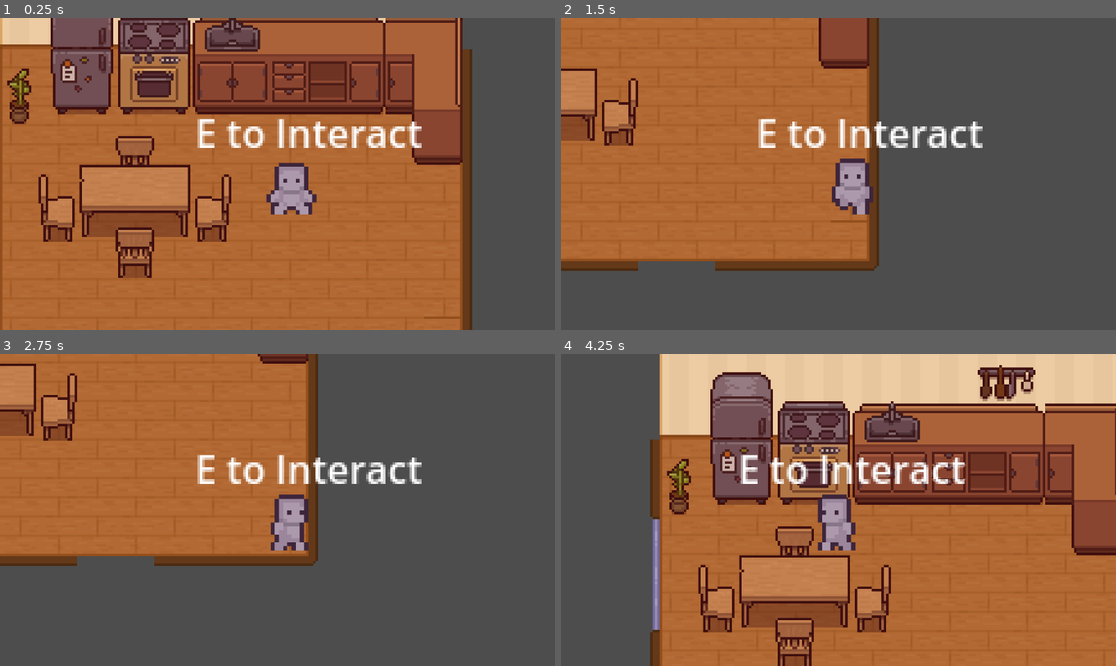
Above: before the commit, frames 1-4 (two rows, left to right).
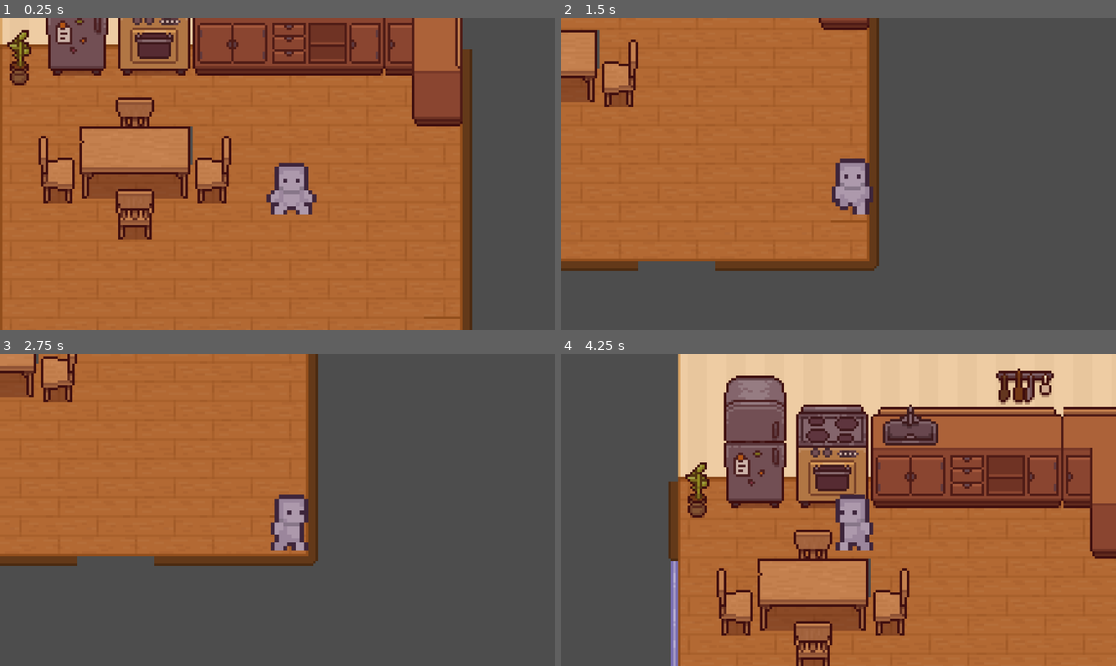
Above: after the commit, the same moments.

Repository: dddddakari/purgency
Game: Godot game, scene res://background/kitchen.tscn
Two runs of this game, one before a commit and one after it. Both use one fixed random seed, a clock stepped at 60 frames per second and the inputs below. Before the commit the project starts from res://background/kitchen01.tscn.
Inputs:
- Up to frame 1 (0.25 s): no input
- Up to frame 2 (1.5 s): hold Right (ui_right) 0.53-1.28 s; hold E (interact, bound only before the commit) 0.53-1.28 s; hold Down (ui_down) from 1.28 s (still down); tap E (interact, bound only before the commit) at 1.35 s
- Up to frame 3 (2.75 s): release Down (ui_down) at 2.03 s; hold Right (ui_right) from 2.03 s (still down); hold E (interact, bound only before the commit) from 2.03 s (still down)
- Up to frame 4 (4.25 s): release Right (ui_right) at 2.78 s; release E (interact, bound only before the commit) at 2.78 s; hold Up (ui_up) 2.78-3.53 s; tap E (interact, bound only before the commit) at 2.85 s; hold Left (ui_left) from 3.53 s (still down); hold E (interact, bound only before the commit) from 3.53 s (still down)

The runs differ from the first frame. In frame 1, 30% of the frame differs, in the area x 1-84%, y 0-84%; in frame 2, 6.5%; in frame 3, 4.8%; in frame 4, 31%, in the area x 16-100%, y 0-100%.

Commit message:
maybe maybe

Diff:
--- /dev/null
+++ b/purgency-/area_2d.gd
@@ -0,0 +1,14 @@
+extends Area2D
+
+var entered = false
+
+func _on_body_entered(_body: PhysicsBody2D):
+	entered = true
+
+func _on_body_exited(_body):
+		entered = false
+
+func _process(_delta):
+	if entered == true:
+		if Input.is_action_just_pressed("ui_interact"):
+			get_tree().change_scene_to_file("res://background/kitchen.tscn")
--- /dev/null
+++ b/purgency-/background/black_scene.tscn
@@ -0,0 +1,42 @@
+[gd_scene load_steps=5 format=3 uid="uid://c65r7n7ogk5at"]
+
+[ext_resource type="Texture2D" path="res://background/outside/back.jpg" id="1_tvbw6"]
+[ext_resource type="PackedScene" uid="uid://dqm0mk3hhq2c0" path="res://entities/player/player.tscn" id="2_3fl4l"]
+[ext_resource type="Script" uid="uid://d102vt75qbi5o" path="res://area_2d.gd" id="3_5lhwi"]
+
+[sub_resource type="CircleShape2D" id="CircleShape2D_yr563"]
+radius = 304.795
+
+[node name="black scene" type="Node2D"]
+position = Vector2(1629, 801)
+
+[node name="Back" type="Sprite2D" parent="."]
+position = Vector2(-1045, -456.5)
+scale = Vector2(1.184, 0.673)
+texture = ExtResource("1_tvbw6")
+
+[node name="Player" parent="." instance=ExtResource("2_3fl4l")]
+position = Vector2(-1037, -602)
+
+[node name="Camera2D" type="Camera2D" parent="Player"]
+position = Vector2(-122, -74)
+scale = Vector2(5, 5)
+anchor_mode = 0
+zoom = Vector2(5, 5)
+limit_left = -25
+limit_top = -25
+limit_right = 1000
+limit_bottom = 1000
+drag_horizontal_enabled = true
+drag_vertical_enabled = true
+
+[node name="Area2D" type="Area2D" parent="."]
+position = Vector2(-1258, -622)
+script = ExtResource("3_5lhwi")
+
+[node name="CollisionShape2D" type="CollisionShape2D" parent="Area2D"]
+position = Vector2(243, 79)
+shape = SubResource("CircleShape2D_yr563")
+
+[connection signal="body_entered" from="Area2D" to="Area2D" method="_on_body_entered"]
+[connection signal="body_exited" from="Area2D" to="Area2D" method="_on_body_exited"]
--- a/purgency-/entities/player/player.tscn
+++ b/purgency-/entities/player/player.tscn
@@ -1,8 +1,7 @@
-[gd_scene load_steps=37 format=3 uid="uid://dqm0mk3hhq2c0"]
+[gd_scene load_steps=36 format=3 uid="uid://dqm0mk3hhq2c0"]
 
 [ext_resource type="Script" uid="uid://cy136o77vv0xn" path="res://scripts/player.gd" id="1_abrql"]
 [ext_resource type="Texture2D" uid="uid://cs0ppsqod3klo" path="res://entities/player/Prototype_Character.png" id="1_symyc"]
-[ext_resource type="PackedScene" uid="uid://cuq3e8q041hyd" path="res://interactionsystem/InteractingComponent.tscn" id="3_sglur"]
 
 [sub_resource type="AtlasTexture" id="AtlasTexture_abrql"]
 atlas = ExtResource("1_symyc")
@@ -285,11 +284,8 @@
 scale = Vector2(-1.73084, 1.64941)
 sprite_frames = SubResource("SpriteFrames_vewsg")
 autoplay = "default"
+frame_progress = 0.27628
 
 [node name="CollisionShape2D" type="CollisionShape2D" parent="."]
-visible = false
 position = Vector2(-1, -1)
 shape = SubResource("CircleShape2D_abrql")
-
-[node name="InteractingComponent" parent="." instance=ExtResource("3_sglur")]
-position = Vector2(-41, -62)
--- a/purgency-/project.godot
+++ b/purgency-/project.godot
@@ -11,7 +11,7 @@
 [application]
 
 config/name="purgency"
-run/main_scene="uid://bpgckbqg0nw5n"
+run/main_scene="uid://dq60hd5ebe0rd"
 config/features=PackedStringArray("4.4", "Forward Plus")
 config/icon="res://icon.svg"
 
@@ -49,15 +49,12 @@
 , Object(InputEventKey,"resource_local_to_scene":false,"resource_name":"","device":-1,"window_id":0,"alt_pressed":false …(183 unchanged characters)…
 ]
 }
-interact={
+ui_interact={
 "deadzone": 0.2,
 "events": [Object(InputEventKey,"resource_local_to_scene":false,"resource_name":"","device":-1,"window_id":0,"alt_press …(192 unchanged characters)…
+, Object(InputEventKey,"resource_local_to_scene":false,"resource_name":"","device":-1,"window_id":0,"alt_pressed":false,"shift_pressed":false,"ctrl_pressed":false,"meta_pressed":false,"pressed":false,"keycode":0,"physical_keycode":70,"key_label":0,"unicode":102,"location":0,"echo":false,"script":null)
 ]
 }
-
-[layer_names]
-
-2d_physics/layer_2="interactions"
 
 [rendering]
 
--- a/purgency-/scripts/player.gd
+++ b/purgency-/scripts/player.gd
@@ -6,10 +6,10 @@
 func _ready():
 	$Sprite2D.play("default")
 
-func _physics_process(delta):
-	player_movement(delta)
+func _physics_process(_delta):
+	player_movement(_delta)
 
-func player_movement(delta):
+func player_movement(_delta):
 
 	if Input.is_action_pressed("ui_right"):
 		current_dir = "right"
Not shown, added: purgency-/area_2d.gd.uid
